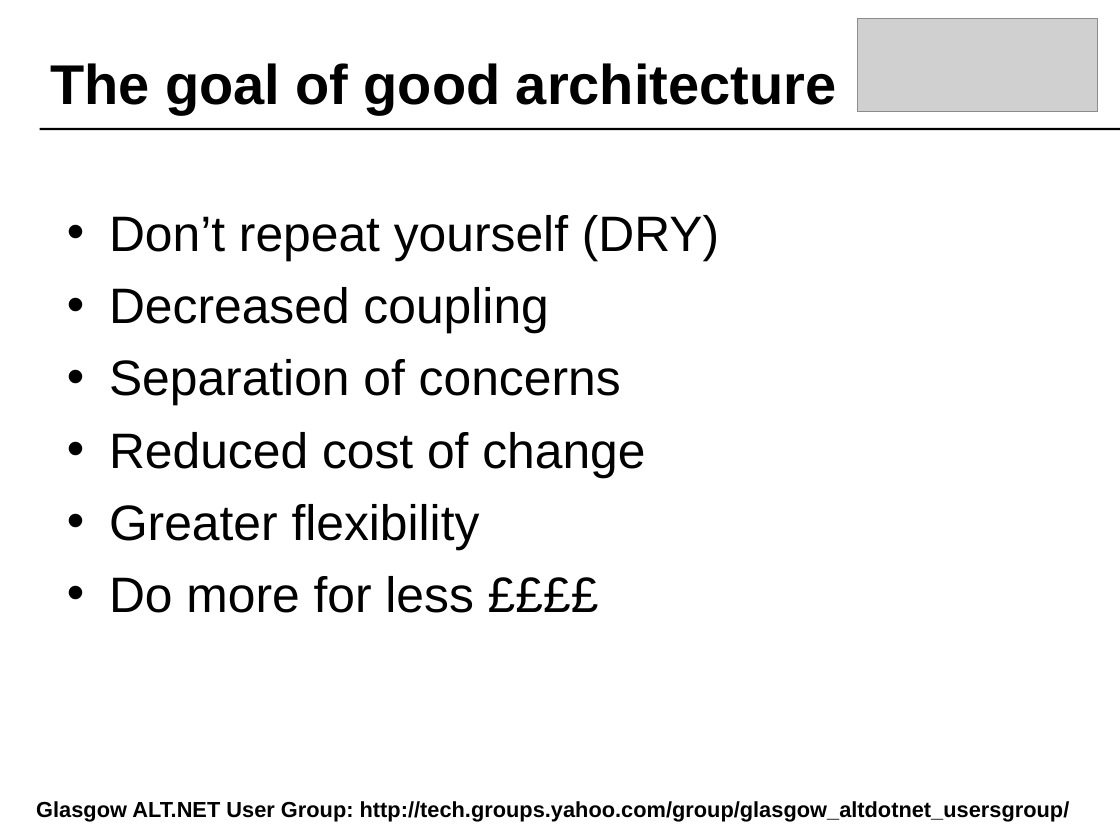
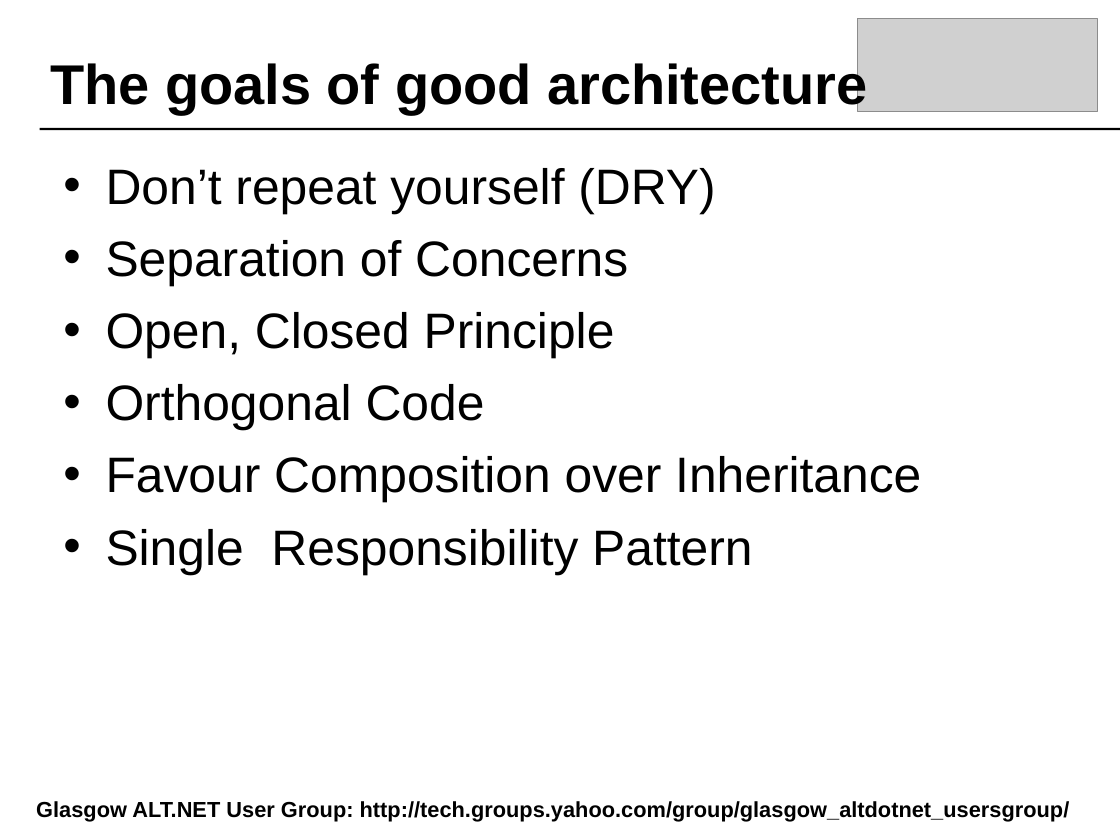
Before and after one commit to craignicol/scotaltdotnet, a slide deck: slide 7 of belfast/IOC-TDD-And Testability.ppt (slide 6 before the commit). Drawn at 1120x840 pixels with LibreOffice and Linux fonts; fonts in the diff are those of the drawing; grey boxes stand for pictures; background and template pictures are left out. Boxes give left, top, right and bottom in pixels: in the first picture for what was removed or moved away, otherwise in the second. Text is boxed around its words. In the diff, an @@ line names an element or a change of style, - is before the commit and + after.

Commit message:
Presentation update

```diff
--- a/belfast/IOC-TDD-And Testability.ppt
+++ b/belfast/IOC-TDD-And Testability.ppt
@@ text at (50,59,867,113): text changed @@
-The goal of good architecture
+The goals of good architecture
@@ text "Don’t repeat yourself (DRY)": place and size @@
-text "Don’t repeat yourself (DRY)" at (109,215,719,613)
+text "Don’t repeat yourself (DRY)" at (106,168,921,575)
@@ text at (106,240,921,575): text changed @@
-• Decreased coupling
-• Separation of concerns
-• Reduced cost of change
-• Greater flexibility
-• Do more for less ££££
+• Separation of Concerns
+• Open, Closed Principle
+• Orthogonal Code
+• Favour Composition over Inheritance
+• Single Responsibility Pattern
```
Also in this commit, not shown: 7 other slides changed, 5 slides added, 7 other files.
